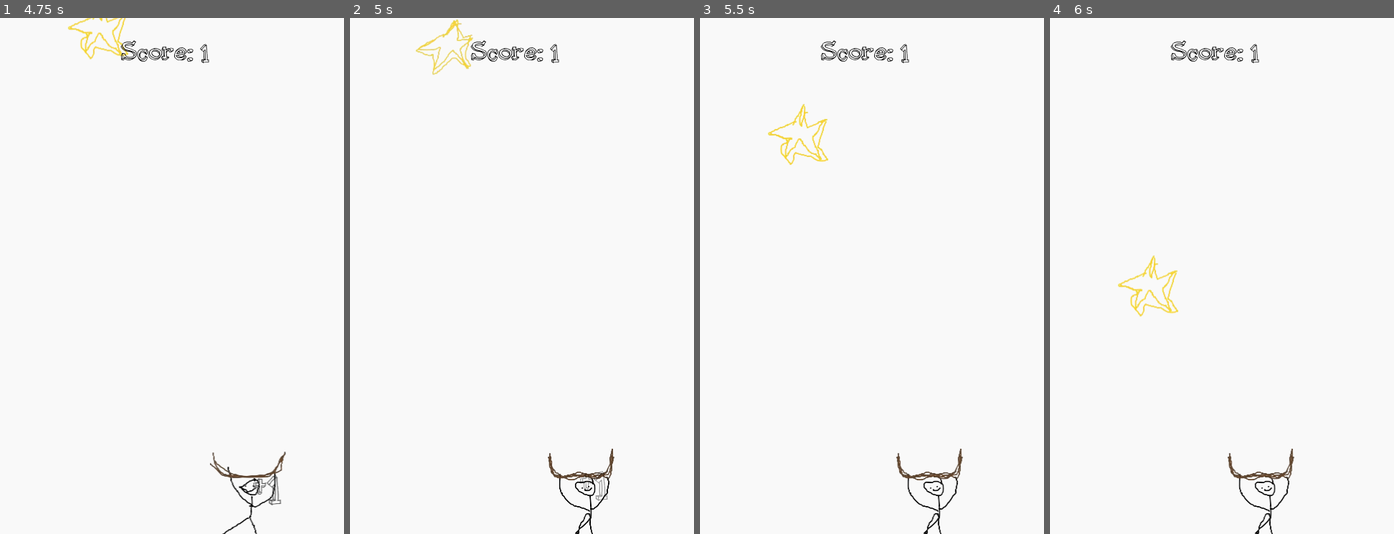
Above: before the commit, frames 1-4 (left to right).
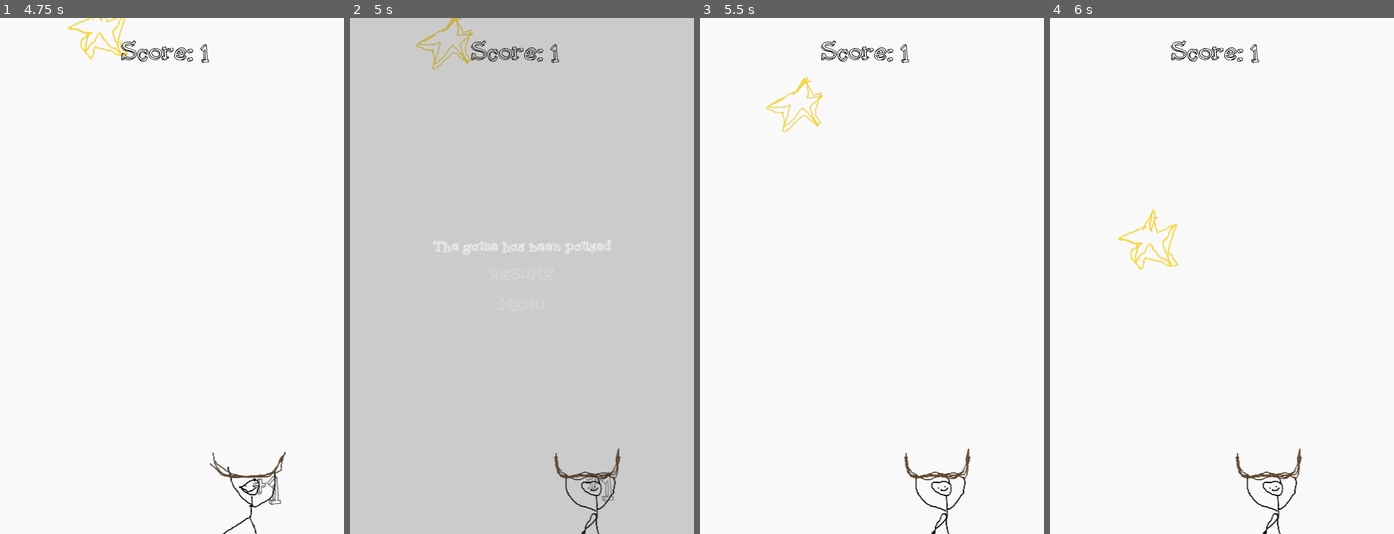
Above: after the commit, the same moments.

Repository: Anchiee/StarCatcher
Game: Godot game, scene res://scenes/Levels/Menu.tscn
The game is run twice, just before and just after one commit, with the same random seed, the same clock (stepped at 60 frames per second) and the same inputs.
Inputs (mouse positions are in pixels of both pictures, inside the frame that each line leads up to):
- Up to frame 1 (4.75 s): click "PLAY" at 0.5 s; tap Enter at 1.25 s; hold D (right) 1.28-2.03 s; hold A (left) 2.03-2.78 s; hold D (right) 2.78-4.28 s; hold A (left) from 4.28 s (still down)
- Up to frame 2 (5 s): keep holding A (left); tap Escape (pause, bound only after the commit) at 4.9 s
- Up to frame 3 (5.5 s): release A (left) at 5 s; click (872, 270) at 5 s, where only the run after the commit has a clickable "RESUME"
- Up to frame 4 (6 s): hold A (left) from 5.78 s (still down)

Frame 1 is identical in both runs. In frame 2, 99% of the frame differs, in the area x 0-100%, y 0-100%; in frame 3, 1.6%; in frame 4, 1.8%.

Commit message:
Pausing mechanic

Diff:
--- a/project.godot
+++ b/project.godot
@@ -40,6 +40,11 @@
 "events": [Object(InputEventKey,"resource_local_to_scene":false,"resource_name":"","device":-1,"window_id":0,"alt_press …(192 unchanged characters)…
 ]
 }
+pause={
+"deadzone": 0.2,
+"events": [Object(InputEventKey,"resource_local_to_scene":false,"resource_name":"","device":-1,"window_id":0,"alt_pressed":false,"shift_pressed":false,"ctrl_pressed":false,"meta_pressed":false,"pressed":false,"keycode":0,"physical_keycode":4194305,"key_label":0,"unicode":0,"location":0,"echo":false,"script":null)
+]
+}
 
 [rendering]
 
--- /dev/null
+++ b/scenes/HUDs/Pause.tscn
@@ -0,0 +1,51 @@
+[gd_scene load_steps=3 format=3 uid="uid://lgu0vyel1r7r"]
+
+[ext_resource type="Script" uid="uid://bxlu34bg1pf4e" path="res://scripts/HUDS/pause.gd" id="1_qwrga"]
+[ext_resource type="FontFile" uid="uid://1pmo6i1lvaey" path="res://assets/fonts/Pijamas-ejPO.ttf" id="2_4qf66"]
+
+[node name="CanvasLayer" type="CanvasLayer"]
+script = ExtResource("1_qwrga")
+
+[node name="ColorRect" type="ColorRect" parent="."]
+anchors_preset = 15
+anchor_right = 1.0
+anchor_bottom = 1.0
+grow_horizontal = 2
+grow_vertical = 2
+color = Color(0.23392546, 0.23392546, 0.23392543, 0.24313726)
+
+[node name="VBoxContainer" type="VBoxContainer" parent="."]
+anchors_preset = 8
+anchor_left = 0.5
+anchor_top = 0.5
+anchor_right = 0.5
+anchor_bottom = 0.5
+offset_left = -20.0
+offset_top = -20.0
+offset_right = 20.0
+offset_bottom = 20.0
+grow_horizontal = 2
+grow_vertical = 2
+
+[node name="Header" type="Label" parent="VBoxContainer"]
+layout_mode = 2
+theme_override_fonts/font = ExtResource("2_4qf66")
+theme_override_font_sizes/font_size = 30
+text = "The game has been paused"
+
+[node name="Resume" type="Button" parent="VBoxContainer"]
+layout_mode = 2
+theme_override_fonts/font = ExtResource("2_4qf66")
+theme_override_font_sizes/font_size = 30
+text = "RESUME"
+flat = true
+
+[node name="Menu" type="Button" parent="VBoxContainer"]
+layout_mode = 2
+theme_override_fonts/font = ExtResource("2_4qf66")
+theme_override_font_sizes/font_size = 30
+text = "MENU"
+flat = true
+
+[connection signal="pressed" from="VBoxContainer/Resume" to="." method="_on_resume_pressed"]
+[connection signal="pressed" from="VBoxContainer/Menu" to="." method="_on_menu_pressed"]
--- a/scenes/Levels/Game.tscn
+++ b/scenes/Levels/Game.tscn
@@ -7,6 +7,7 @@
 [ext_resource type="PackedScene" uid="uid://dyb4kuje21an7" path="res://scenes/HUDs/Game.tscn" id="4_hmkul"]
 [ext_resource type="PackedScene" uid="uid://by05umnc6m3mu" path="res://scenes/HUDs/Lose.tscn" id="5_wp50s"]
 [ext_resource type="AudioStream" uid="uid://lylr3mcmbdky" path="res://assets/sounds/gamesound.mp3" id="6_4ym4t"]
+[ext_resource type="PackedScene" uid="uid://lgu0vyel1r7r" path="res://scenes/HUDs/Pause.tscn" id="8_y8nbm"]
 
 [sub_resource type="Curve2D" id="Curve2D_cpr0p"]
 _data = {
@@ -47,8 +48,14 @@
 volume_db = -10.0
 autoplay = true
 
+[node name="PauseHUD" parent="." instance=ExtResource("8_y8nbm")]
+visible = false
+
 [connection signal="lost_game" from="." to="LoseHUD" method="_on_game_lost_game"]
 [connection signal="score_changed" from="." to="GameHUD" method="_on_game_score_changed"]
 [connection signal="collect" from="Player" to="." method="_on_player_collect"]
 [connection signal="lost" from="Player" to="." method="on_lose"]
+[connection signal="pause" from="Player" to="." method="_on_player_pause"]
 [connection signal="timeout" from="CollectableTimer" to="." method="_on_collectable_timer_timeout"]
+[connection signal="resume" from="PauseHUD" to="." method="_on_pause_hud_resume"]
+[connection signal="resume" from="PauseHUD" to="Player" method="_on_pause_hud_resume"]
--- /dev/null
+++ b/scripts/HUDS/pause.gd
@@ -0,0 +1,20 @@
+extends CanvasLayer
+
+signal resume
+
+# Called when the node enters the scene tree for the first time.
+func _ready() -> void:
+	pass # Replace with function body.
+
+
+# Called every frame. 'delta' is the elapsed time since the previous frame.
+func _process(_delta: float) -> void:
+	pass
+
+
+func _on_resume_pressed() -> void:
+	resume.emit()
+
+
+func _on_menu_pressed() -> void:
+	get_tree().change_scene_to_file("uid://c6kt58ym6anes")
--- a/scripts/levels/game.gd
+++ b/scripts/levels/game.gd
@@ -62,3 +62,17 @@
 func play_sound(sound: Resource):
 	$VFX.stream = sound
 	$VFX.play()
+
+
+func _on_player_pause(paused: bool) -> void:
+	if paused:
+		Engine.time_scale = 0
+		$PauseHUD.show()
+	else:
+		Engine.time_scale = 1
+		$PauseHUD.hide()
+
+
+func _on_pause_hud_resume() -> void:
+	$PauseHUD.hide()
+	Engine.time_scale = 1
--- a/scripts/objects/player.gd
+++ b/scripts/objects/player.gd
@@ -2,12 +2,16 @@
 
 signal collect
 signal lost
+signal pause
 
 @onready var popup_label = preload("res://scenes/HUDs/PopupLabel.tscn")
+@onready var animated_sprite = $AnimatedSprite2D
 
 @export var speed: float = 50.0
 
 var viewport_width: float
+
+var paused: bool = false
 
 # Called when the node enters the scene tree for the first time.
 func _ready() -> void:
@@ -18,14 +22,18 @@
 
 	var direction := Input.get_action_strength("right") - Input.get_action_strength("left")
 
-	if(direction != 0):
-		$AnimatedSprite2D.play("walk")
-		$AnimatedSprite2D.flip_h = direction < 0
+	if direction != 0 && !paused:
+		animated_sprite.play("walk")
+		animated_sprite.flip_h = direction < 0
 	else:
-		$AnimatedSprite2D.stop()
+		animated_sprite.stop()
 
 	position.x += direction * speed * delta
 	position.x = clamp(position.x, 0, viewport_width)
+
+	if Input.is_action_just_pressed("pause"):
+		paused = !paused
+		pause.emit(paused)
 
 
 func _on_body_entered(body: Node2D) -> void:
@@ -38,3 +46,8 @@
 	else:
 		lost.emit()
 	body.queue_free()
+
+
+
+func _on_pause_hud_resume() -> void:
+	paused = !paused
Not shown: 1 places in scenes/Levels/Game.tscn that only renumber resources
Not shown, added: scripts/HUDS/pause.gd.uid
